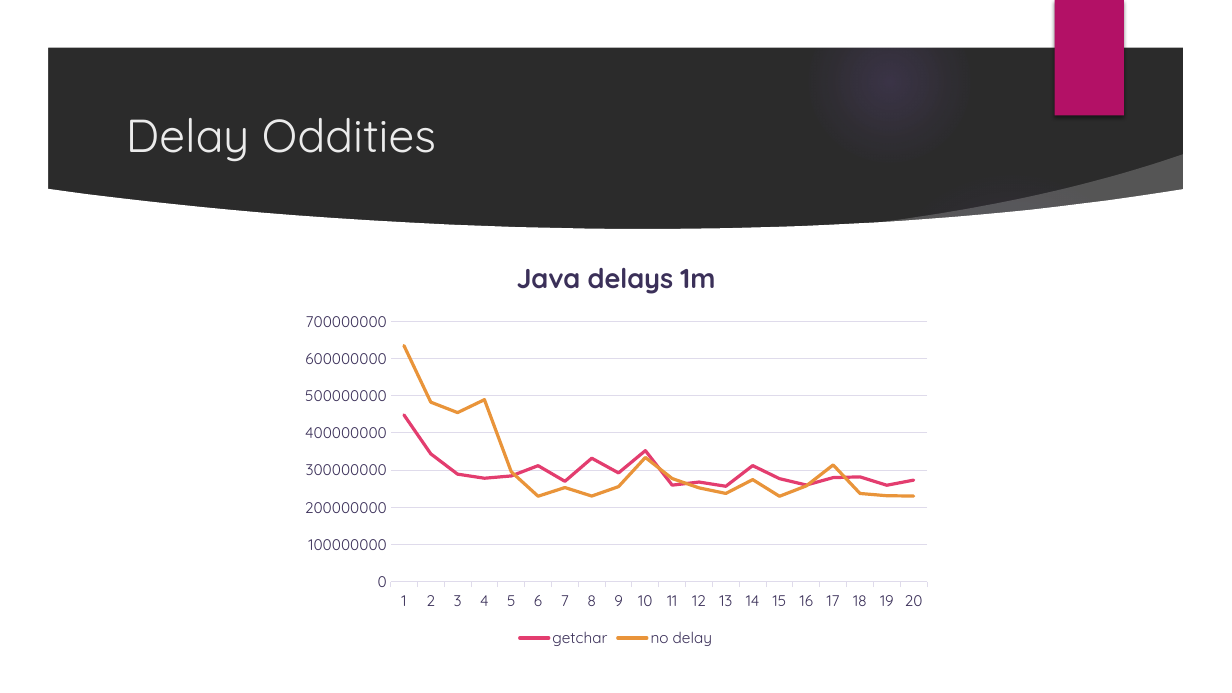
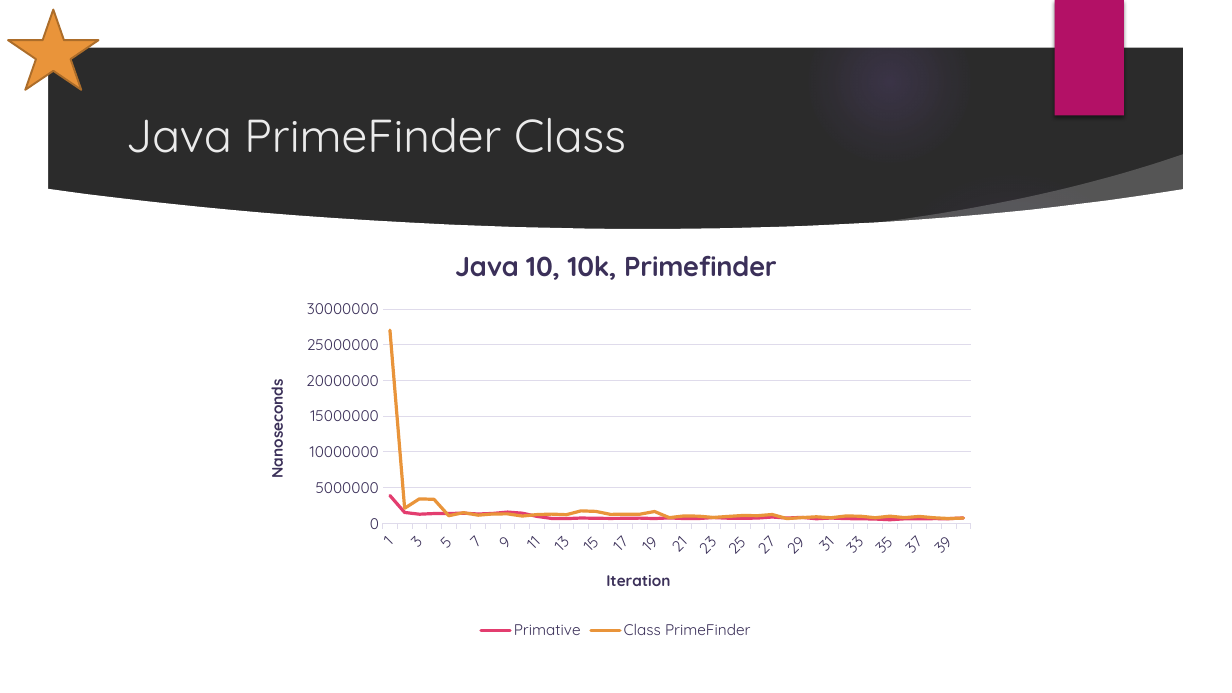
Before and after one commit to afeldscher/PerformanceDesignPatterns, a slide deck: slide 8 of prime_test/Prime Results_Objects.pptx. Drawn at 1232x693 pixels with LibreOffice and Linux fonts; fonts in the diff are those of the drawing; background and template pictures are left out; a plain dark background stands for a picture behind light text. Boxes give left, top, right and bottom in pixels: in the first picture for what was removed or moved away, otherwise in the second. Text is boxed around its words. In the diff, an @@ line names an element or a change of style, - is before the commit and + after.

```diff
--- a/prime_test/Prime Results_Objects.pptx
+++ b/prime_test/Prime Results_Objects.pptx
@@ star added at <box>8,9,99,90</box>, fill #E9943A, outline #AC6D2B 1.5 pt @@
@@ title at <box>126,118,626,153</box>: text changed @@
-Delay Oddities
+Java PrimeFinder Class
@@ line chart at <box>247,228,986,644</box> @@
@@ title "Java delays 1m " to "Java 10, 10k, Primefinder " @@
-categories: 1, 2, 3, 4, 5, 6, 7, 8, 9, 10, 11, 12, 13, 14, 15, 16, 17, 18, 19, 20
+categories: 1, 2, 3, 4, 5, 6, 7, 8, 9, 10, 11, 12, 13, 14, 15, 16, 17, 18, 19, 20, 21, 22, 23, 24, 25, 26, 27, 28, 29, 30, 31, 32, 33, 34, 35, 36, 37, 38, 39, 40
-getchar: 450000000, 340000000, 290000000, 280000000, 280000000, 310000000, 270000000, 330000000, 290000000, 350000000, 260000000, 270000000, 260000000, 310000000, 280000000, 260000000, 280000000, 280000000, 260000000, 270000000
+Primative: 3900000, 1500000, 1300000, 1400000, 1400000, 1400000, 1300000, 1400000, 1600000, 1400000, 1000000, 700000, 600000, 700000, 700000, 700000, 700000, 700000, 700000, 700000, 700000, 700000, 800000, 700000, 700000, 700000, 900000, 700000, 800000, 600000, 700000, 600000, 600000, 600000, 500000, 600000, 600000, 600000, 600000, 700000
-no delay: 640000000, 480000000, 450000000, 490000000, 300000000, 230000000, 250000000, 230000000, 260000000, 330000000, 280000000, 250000000, 240000000, 270000000, 230000000, 260000000, 310000000, 240000000, 230000000, 230000000
+Class PrimeFinder: 27000000, 2100000, 3400000, 3300000, 1000000, 1500000, 1100000, 1300000, 1300000, 1000000, 1200000, 1300000, 1200000, 1700000, 1700000, 1200000, 1300000, 1300000, 1600000, 800000, 1000000, 1000000, 800000, 900000, 1100000, 1100000, 1200000, 700000, 800000, 900000, 800000, 1000000, 1000000, 800000, 1000000, 800000, 900000, 800000, 700000, 700000
@@ category axis title "" to "Iteration " @@
@@ value axis title "" to "Nanoseconds " @@
@@ line chart: place and size @@
-line chart at <box>292,240,941,652</box>
+line chart at <box>247,228,986,644</box>
```
Also in this commit, not shown: 5 other slides changed, 11 slides added, 2 slides removed, 1 other file.
